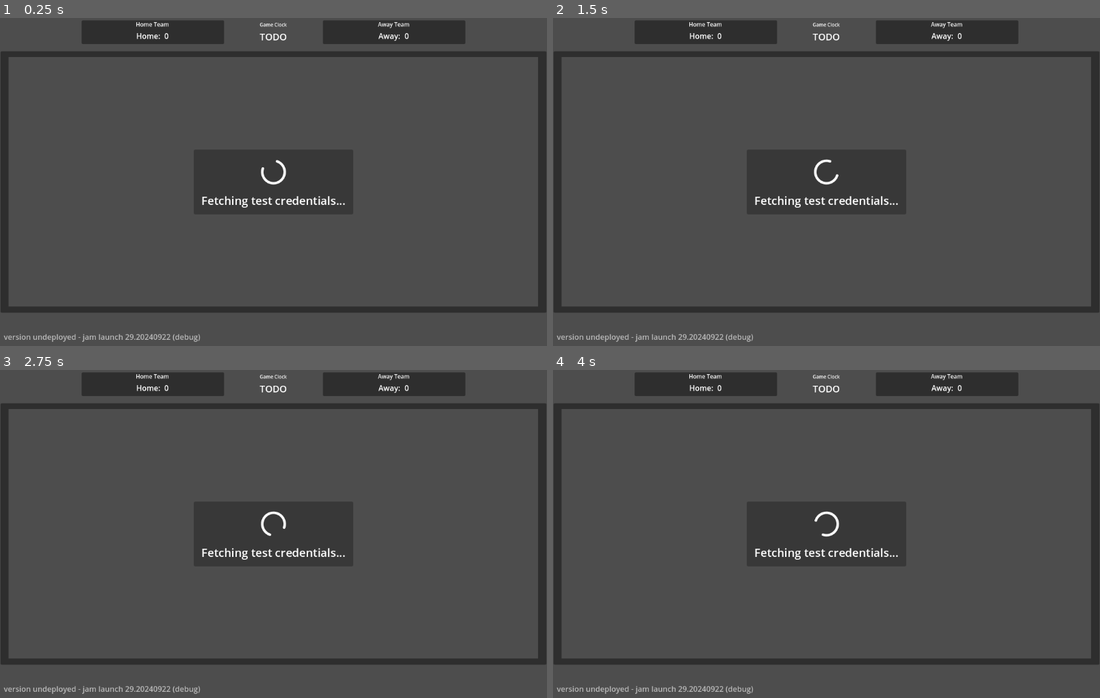
Above: before the commit, frames 1-4 (two rows, left to right).
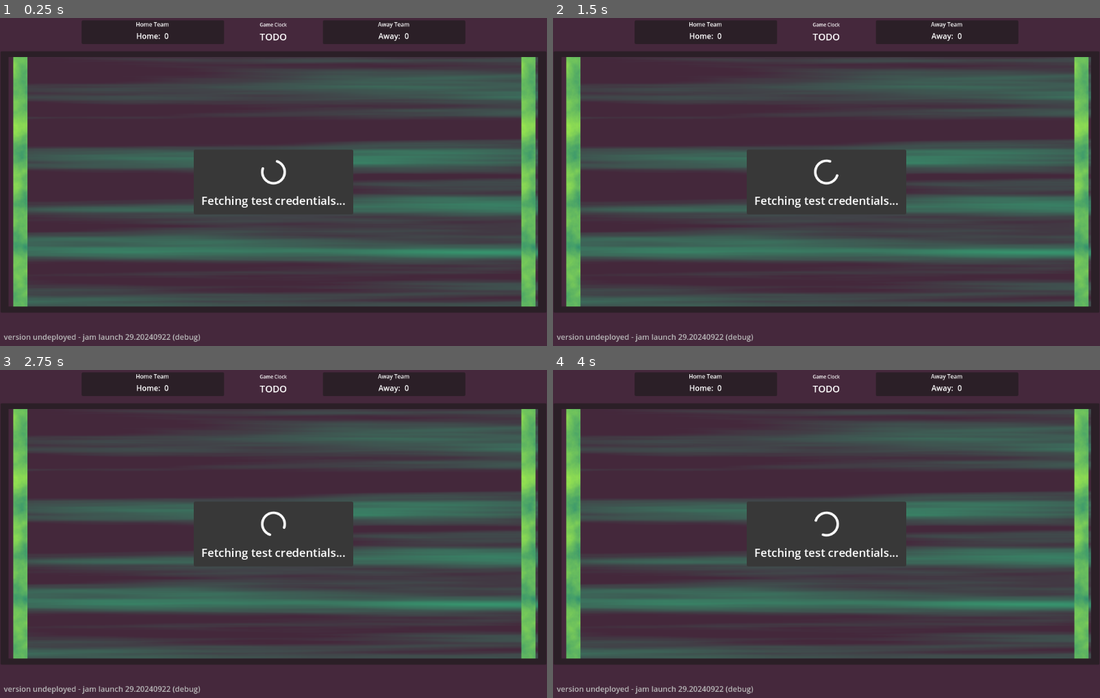
Above: after the commit, the same moments.

Repository: simonmnash/minimal-godot-card-drag
Game: Godot game, scene res://Game.tscn
Two runs of this game, one before a commit and one after it. Both use one fixed random seed, a clock stepped at 60 frames per second and the inputs below. The engine's default icon, where the game draws it, is replaced by a stand-in: a white triangle on a blue panel in a dark square.
Inputs (mouse positions are in pixels of both pictures, inside the frame that each line leads up to):
- Up to frame 1 (0.25 s): no input
- Up to frame 2 (1.5 s): tap Enter at 0.5 s; move the mouse to (946, 165) at 0.52 s; click (946, 165) at 0.67 s; move the mouse to (717, 198) at 1.27 s; click (717, 198) at 1.42 s
- Up to frame 3 (2.75 s): move the mouse to (328, 461) at 2.02 s; click (328, 461) at 2.17 s
- Up to frame 4 (4 s): move the mouse to (799, 599) at 2.77 s; click (799, 599) at 2.92 s; tap Space at 3.5 s; move the mouse to (990, 583) at 3.52 s; click (990, 583) at 3.67 s

The runs differ from the first frame. In frame 1, 51% of the frame differs, in the area x 0-100%, y 0-100%; in frame 2, 51%; in frame 3, 51%; in frame 4, 51%.

Commit message:
art update+various bugfixes

Diff:
--- a/Data/Ships/bluebird.tres
+++ b/Data/Ships/bluebird.tres
@@ -1,11 +1,11 @@
 [gd_resource type="Resource" script_class="ShipData" load_steps=3 format=3 uid="uid://dlnll8t6gvok7"]
 
 [ext_resource type="Script" path="res://Data/ship_data.gd" id="1_ggxgs"]
-[ext_resource type="Texture2D" uid="uid://cttkhudxa7vgc" path="res://icon.svg" id="2_vawvg"]
+[ext_resource type="Texture2D" uid="uid://cdeijsim8q7ou" path="res://assets/linebacker.png" id="2_yu4ev"]
 
 [resource]
 script = ExtResource("1_ggxgs")
 ship_class = "Linebacker"
 speed = 100.0
-time_between_shots = 5
-texture = ExtResource("2_vawvg")
+health = 2
+texture = ExtResource("2_yu4ev")
--- a/Data/Ships/missle.tres
+++ b/Data/Ships/missle.tres
@@ -1,11 +1,11 @@
 [gd_resource type="Resource" script_class="ShipData" load_steps=3 format=3 uid="uid://d1tgj33jjqsbx"]
 
 [ext_resource type="Script" path="res://Data/ship_data.gd" id="1_1no4i"]
-[ext_resource type="Texture2D" uid="uid://cttkhudxa7vgc" path="res://icon.svg" id="2_mvnwi"]
+[ext_resource type="Texture2D" uid="uid://be2jl7fom65vd" path="res://assets/hail_mary.png" id="2_i6jp2"]
 
 [resource]
 script = ExtResource("1_1no4i")
 ship_class = "Hail Marry"
 speed = 1000.0
 health = 1
-texture = ExtResource("2_mvnwi")
+texture = ExtResource("2_i6jp2")
--- a/Data/ship_data.gd
+++ b/Data/ship_data.gd
@@ -4,4 +4,9 @@
 @export var ship_class : String
 @export var speed : float = 10.0
 @export var health : int = 2
-@export var texture : Texture2D
+@export var texture : Texture2D :
+	set(v):
+		texture = v
+		texture_path = texture.resource_path
+
+var texture_path : String
--- a/Views/Battlefield/battlefield.tscn
+++ b/Views/Battlefield/battlefield.tscn
@@ -12,3 +12,6 @@
 script = ExtResource("1_6v2ii")
 
 [node name="PlayArea" parent="." instance=ExtResource("2_r1b2i")]
+
+[node name="MultiplayerSpawner" type="MultiplayerSpawner" parent="."]
+spawn_path = NodePath("..")
--- a/Views/Battlefield/play_area.tscn
+++ b/Views/Battlefield/play_area.tscn
@@ -1,12 +1,40 @@
-[gd_scene load_steps=3 format=3 uid="uid://00u4mt4lr8qc"]
+[gd_scene load_steps=9 format=3 uid="uid://00u4mt4lr8qc"]
 
 [ext_resource type="Script" path="res://Views/Battlefield/play_area.gd" id="1_p271q"]
+
+[sub_resource type="Gradient" id="Gradient_hago3"]
+offsets = PackedFloat32Array(0.393862, 1)
+colors = PackedColorArray(0.270588, 0.156863, 0.235294, 1, 0.215686, 0.580392, 0.431373, 1)
+
+[sub_resource type="FastNoiseLite" id="FastNoiseLite_ggc3a"]
+
+[sub_resource type="NoiseTexture2D" id="NoiseTexture2D_dpi4a"]
+width = 30
+height = 2058
+color_ramp = SubResource("Gradient_hago3")
+noise = SubResource("FastNoiseLite_ggc3a")
 
 [sub_resource type="RectangleShape2D" id="RectangleShape2D_5uvai"]
 size = Vector2(40, 2000)
 
+[sub_resource type="Gradient" id="Gradient_ai6os"]
+colors = PackedColorArray(0.6, 0.898039, 0.313726, 1, 0.215686, 0.580392, 0.431373, 1)
+
+[sub_resource type="FastNoiseLite" id="FastNoiseLite_q12hv"]
+
+[sub_resource type="NoiseTexture2D" id="NoiseTexture2D_tvcpj"]
+width = 30
+height = 2058
+color_ramp = SubResource("Gradient_ai6os")
+noise = SubResource("FastNoiseLite_q12hv")
+
 [node name="PlayArea" type="Node2D"]
 script = ExtResource("1_p271q")
+
+[node name="Sprite2D2" type="Sprite2D" parent="."]
+position = Vector2(579, 11)
+scale = Vector2(37.6667, 1)
+texture = SubResource("NoiseTexture2D_dpi4a")
 
 [node name="HomeEndZone" type="Area2D" parent="."]
 position = Vector2(25, 0)
@@ -14,11 +42,17 @@
 [node name="EndZone" type="CollisionShape2D" parent="HomeEndZone"]
 shape = SubResource("RectangleShape2D_5uvai")
 
+[node name="Sprite2D" type="Sprite2D" parent="HomeEndZone"]
+texture = SubResource("NoiseTexture2D_tvcpj")
+
 [node name="AwayEndZone" type="Area2D" parent="."]
 position = Vector2(1095, 0)
 
 [node name="EndZone" type="CollisionShape2D" parent="AwayEndZone"]
 shape = SubResource("RectangleShape2D_5uvai")
 
+[node name="Sprite2D2" type="Sprite2D" parent="AwayEndZone"]
+texture = SubResource("NoiseTexture2D_tvcpj")
+
 [connection signal="body_entered" from="HomeEndZone" to="." method="_on_home_end_zone_body_entered"]
 [connection signal="body_entered" from="AwayEndZone" to="." method="_on_away_end_zone_body_entered"]
--- /dev/null
+++ b/Views/PlayerHand.tscn
@@ -0,0 +1,11 @@
+[gd_scene format=3 uid="uid://4t2u2crjy1ja"]
+
+[node name="PlayerHand" type="HBoxContainer"]
+anchors_preset = 12
+anchor_top = 1.0
+anchor_right = 1.0
+anchor_bottom = 1.0
+offset_top = -154.0
+grow_horizontal = 2
+grow_vertical = 0
+alignment = 1
--- a/Views/PlayerUI.tscn
+++ b/Views/PlayerUI.tscn
@@ -51,13 +51,9 @@
 anchor_top = 1.0
 anchor_right = 1.0
 anchor_bottom = 1.0
-offset_top = -154.0
 grow_horizontal = 2
 grow_vertical = 0
 alignment = 1
-
-[node name="MultiplayerSpawner" type="MultiplayerSpawner" parent="."]
-spawn_path = NodePath("../Hand")
 
 [node name="ShipContext" parent="." instance=ExtResource("3_ps6cl")]
 unique_name_in_owner = true
--- a/Views/Ship.tscn
+++ b/Views/Ship.tscn
@@ -1,26 +1,23 @@
-[gd_scene load_steps=5 format=3 uid="uid://vup4e2ehc1px"]
+[gd_scene load_steps=4 format=3 uid="uid://vup4e2ehc1px"]
 
 [ext_resource type="Script" path="res://Views/ship.gd" id="1_10klg"]
-[ext_resource type="Texture2D" uid="uid://cttkhudxa7vgc" path="res://icon.svg" id="2_2flsl"]
 [ext_resource type="Script" path="res://addons/jam_launch/core/JamSync.gd" id="3_csfx6"]
 
 [sub_resource type="RectangleShape2D" id="RectangleShape2D_oeo32"]
-size = Vector2(32, 32)
+size = Vector2(64, 64)
 
 [node name="Ship" type="RigidBody2D"]
 can_sleep = false
 script = ExtResource("1_10klg")
 
 [node name="Sprite2D" type="Sprite2D" parent="."]
-scale = Vector2(0.2, 0.2)
-texture = ExtResource("2_2flsl")
 
 [node name="CollisionShape2D" type="CollisionShape2D" parent="."]
 shape = SubResource("RectangleShape2D_oeo32")
 
 [node name="JamSync" type="Node" parent="."]
 script = ExtResource("3_csfx6")
-spawn_properties = Array[String](["position"])
+spawn_properties = Array[String](["position", "texture_path"])
 sync_properties = Array[String](["position"])
 
 [connection signal="body_entered" from="." to="." method="_on_body_entered"]
--- /dev/null
+++ b/Views/card.tres
@@ -0,0 +1,13 @@
+[gd_resource type="GradientTexture2D" load_steps=2 format=3 uid="uid://db08kmr28e4sb"]
+
+[sub_resource type="Gradient" id="Gradient_524a1"]
+offsets = PackedFloat32Array(0.329815, 0.746702, 0.76781, 1)
+colors = PackedColorArray(0.415686, 0.745098, 0.188235, 1, 0.270588, 0.156863, 0.235294, 1, 0.270588, 0.156863, 0.235294, 1, 0.415686, 0.745098, 0.188235, 1)
+
+[resource]
+gradient = SubResource("Gradient_524a1")
+width = 128
+height = 128
+fill = 2
+fill_from = Vector2(0.495726, 0.504274)
+fill_to = Vector2(0, 0)
--- a/Views/card.tscn
+++ b/Views/card.tscn
@@ -1,22 +1,18 @@
-[gd_scene load_steps=5 format=3 uid="uid://ch5p0ajdyw2lx"]
+[gd_scene load_steps=4 format=3 uid="uid://ch5p0ajdyw2lx"]
 
 [ext_resource type="Script" path="res://Views/card.gd" id="1_1x4t6"]
+[ext_resource type="Texture2D" uid="uid://db08kmr28e4sb" path="res://Views/card.tres" id="1_lekr4"]
 [ext_resource type="Script" path="res://addons/jam_launch/core/JamSync.gd" id="2_a8a2q"]
 
-[sub_resource type="PlaceholderTexture2D" id="PlaceholderTexture2D_6grwy"]
-size = Vector2(128, 128)
-
-[sub_resource type="PlaceholderTexture2D" id="PlaceholderTexture2D_kupx6"]
-size = Vector2(64, 64)
-
 [node name="Card" type="TextureButton"]
-texture_normal = SubResource("PlaceholderTexture2D_6grwy")
+texture_normal = ExtResource("1_lekr4")
 script = ExtResource("1_1x4t6")
 
 [node name="Sprite2D" type="Sprite2D" parent="."]
 visible = false
 position = Vector2(32, 32)
-texture = SubResource("PlaceholderTexture2D_kupx6")
+scale = Vector2(0.5, 0.5)
+texture = ExtResource("1_lekr4")
 
 [node name="CardData" type="MarginContainer" parent="."]
 unique_name_in_owner = true
--- a/Views/player_ui.gd
+++ b/Views/player_ui.gd
@@ -38,7 +38,7 @@
 			break
 		card_index_in_hand += 1
 	rpc_id(1, "create_ship_at_position",
-		ship_context_data.ship_class,
+		card_view.card_data.ship.ship_class,
 		battlefield_position.x,
 		battlefield_position.y,
 		card_index_in_hand)
@@ -47,14 +47,22 @@
 
 @rpc("any_peer", "call_remote")
 func create_ship_at_position(ship_class: String, pos_x: float, pos_y: float, card_index_in_hand: int):
-	var player_sender = multiplayer.get_remote_sender_id()
-	var sending_player : Player = GlobalData.players[player_sender]
-	var s : ShipView = ship_scene.instantiate()
-	s.ship_date = GlobalData.all_ships[ship_class]
-	s.ship_team = sending_player.team
-	s.position = Vector2(pos_x, pos_y)
-	%Battlefield.add_child(s)
-	%Hand.get_child(card_index_in_hand).call_deferred("queue_free")
+	if multiplayer.is_server():
+		var player_sender = multiplayer.get_remote_sender_id()
+		var sending_player : Player = GlobalData.players[player_sender]
+		var s : ShipView = ship_scene.instantiate()
+		s.position = Vector2(pos_x, pos_y)
+		s.ship_team = sending_player.team
+		s.ship_class = ship_class
+		s.get_node("Sprite2D").texture = GlobalData.all_ships[ship_class].texture
+		s.texture_path = GlobalData.all_ships[ship_class].texture.resource_path
+		%Battlefield.add_child(s)
+		# TODO
+		# Right now nothing stops two players from grabbing and playing the same card at the same time.
+		# Add card costing and a lock on the card when one player grabs it.
+		# For now - just let them both play it and check if it is still in the server hand before queue free..
+		if %Hand.get_child(card_index_in_hand) != null:
+			%Hand.get_child(card_index_in_hand).call_deferred("queue_free")
 
 func _ready() -> void:
 	GlobalData.connect("focus_ship", focus_ship)
@@ -65,7 +73,7 @@
 func begin_game() -> void:
 	for i in range(0, 3):
 		var c : CardView = card_scene.instantiate()
-		GlobalData.all_cards.shuffle()
+		GlobalData.all_cards
 		c.card_data_index = randi_range(0, len(GlobalData.all_cards)-1)
 		%Hand.add_child(c)
 	if auto_play:
@@ -83,8 +91,7 @@
 func draw_card():
 	if %Hand.get_child_count() < 7:
 		var c : CardView = card_scene.instantiate()
-		GlobalData.all_cards.shuffle()
-		c.card_data = GlobalData.all_cards[0]
+		c.card_data_index = randi_range(0, len(GlobalData.all_cards)-1)
 		%Hand.add_child(c)
 
 func _on_autoplay_timer_timeout() -> void:
--- a/Views/ship.gd
+++ b/Views/ship.gd
@@ -1,19 +1,27 @@
 extends RigidBody2D
 class_name ShipView
 
-@export var ship_date : ShipData :
+var ship_date : ShipData  # Keep this for local reference
+
+var ship_class : String :
 	set(v):
-		ship_date = v
-		current_health = ship_date.health
+		ship_class = v
+		if v != null:
+			ship_date = GlobalData.all_ships[v]  # Set the ship_data from the class
+			current_health = ship_date.health
+			$Sprite2D.texture = ship_date.texture
+
+var texture_path : String :
+	set (v):
+		$Sprite2D.texture = load(v)
+		texture_path = v
 
 @export var ship_team : Team
 var current_health : int
+
 func _ready() -> void:
 	contact_monitor = true
 	max_contacts_reported = 4
-
-func _process(delta: float) -> void:
-	pass
 
 func _physics_process(delta: float) -> void:
 	if multiplayer.is_server():
@@ -25,10 +33,9 @@
 			else:
 				self.linear_velocity = Vector2(-10.0, 0.0) * ship_date.speed * delta
 
-
 func _on_body_entered(body: Node) -> void:
-	print("HIT")
-	if self.current_health > 0:
-		self.current_health -= 1
-	else:
-		call_deferred("queue_free")
+	if multiplayer.is_server():
+		if self.current_health > 0:
+			self.current_health -= 1
+		else:
+			call_deferred("queue_free")
--- a/global_data.gd
+++ b/global_data.gd
@@ -40,6 +40,7 @@
 	# Build ships dictionary from cards
 	for card in all_cards:
 		all_ships[card.ship.ship_class] = card.ship
+		print(all_ships[card.ship.ship_class])
 	self.connect("focus_ship", _on_ship_focused)
 
 func _on_ship_focused(s : ShipData):
--- /dev/null
+++ b/player_hand_manager.gd
@@ -0,0 +1,19 @@
+extends Control
+
+var player_hands = {}
+var hand_scene = preload("res://Views/PlayerHand.tscn")
+
+func add_hand(pid: int) -> Node:
+	var hand = hand_scene.instantiate()
+	player_hands[pid] = hand
+	add_child(hand)
+	return hand
+
+func get_hand_by_pid(pid: int) -> Node:
+	return player_hands.get(pid)
+
+func remove_hand(pid: int):
+	if pid in player_hands:
+		var hand = player_hands[pid]
+		player_hands.erase(pid)
+		hand.queue_free()
--- a/project.godot
+++ b/project.godot
@@ -35,3 +35,4 @@
 
 renderer/rendering_method="gl_compatibility"
 renderer/rendering_method.mobile="gl_compatibility"
+environment/defaults/default_clear_color=Color(0.270588, 0.156863, 0.235294, 1)
Binary file added: assets/hail_mary.png
Not shown, added: assets/hail_mary.png.import
Binary file added: assets/linebacker.png
Not shown, added: assets/linebacker.png.import
